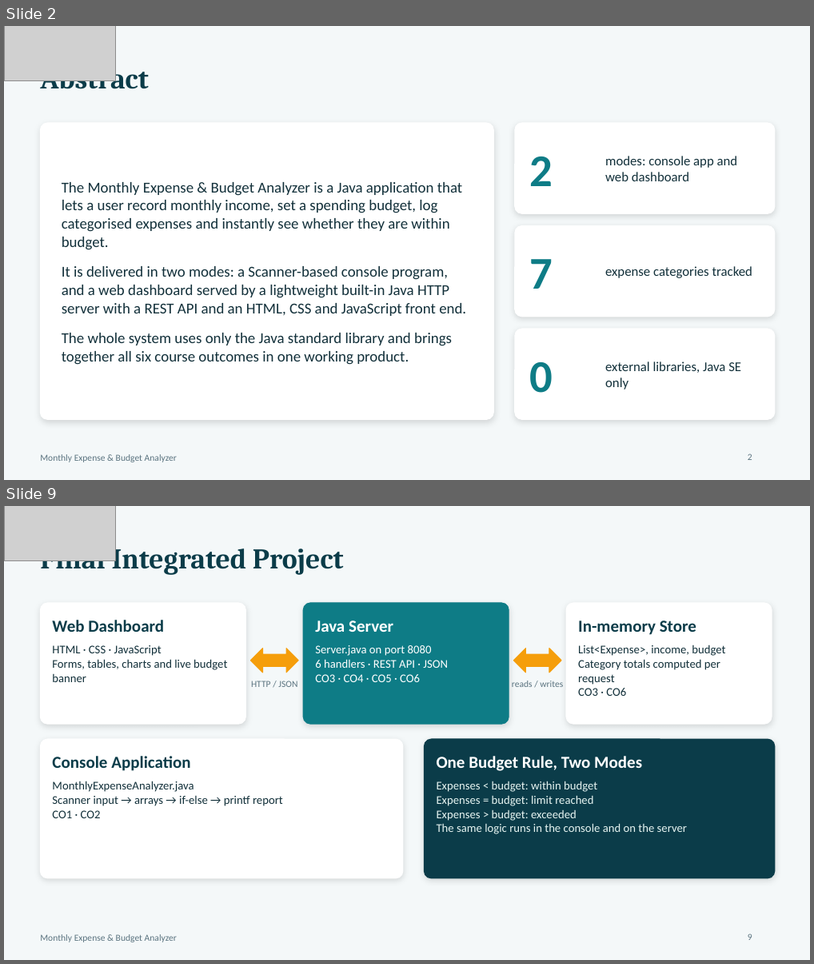
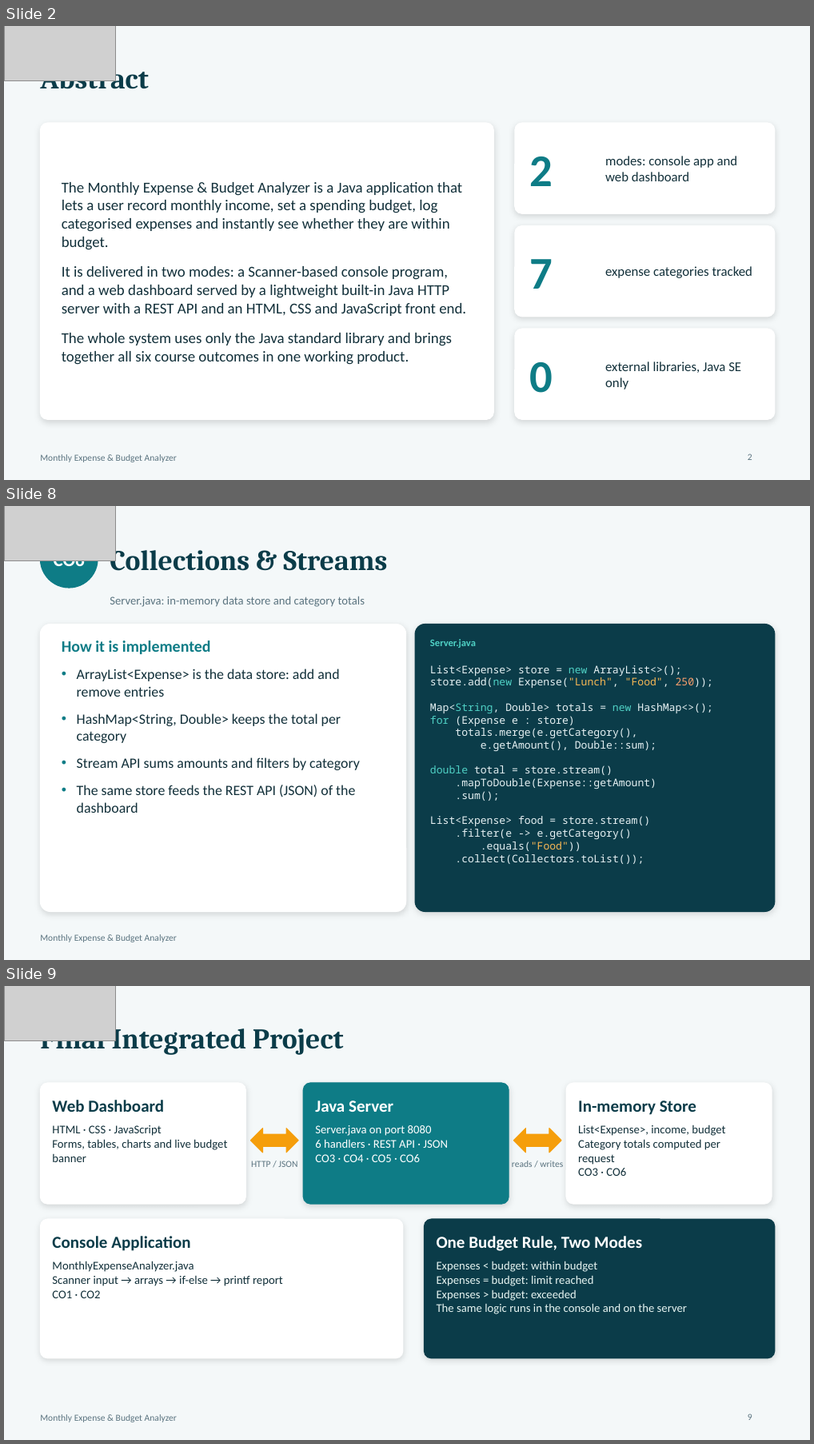
Before and after one commit to bheemavarapuSandeep/Monthly-Expensive---Budget-Analyzer, a slide deck: Expense_Analyzer_Project_Ppt.pptx. Shown one above the other, each under a label of ours: slides 2 and 9 before the commit, slides 2, 8 and 9 after it; the slides between them are not shown. The pictures are 814x964 and 814x1444 pixels, drawn with LibreOffice and Linux fonts; fonts in the diff are those of the drawing; grey boxes stand for pictures. Boxes give left, top, right and bottom in pixels: in the first picture for what was removed or moved away, otherwise in the second. Text is boxed around its words. In the diff, an @@ line names an element or a change of style, - is before the commit and + after.

```diff
--- a/Expense_Analyzer_Project_Ppt.pptx
+++ b/Expense_Analyzer_Project_Ppt.pptx
@@ slide 8 added at (4, 506, 810, 960), background #F4F8F9; not listed: 1 template element that a slide beside it also shows @@
@@ picture added at (4, 506, 115, 561) @@
@@ ellipse added at (40, 530, 98, 588), fill #0E7C86, outline #0E7C86 1 pt @@
@@ title added at (110, 544, 387, 571), 34 pt, text #0B3C49, bold @@
+Collections & Streams
@@ text added at (54, 560, 85, 571), 22 pt, text #FFFFFF, bold @@
+CO6
@@ text added at (110, 596, 365, 607), 14 pt, text #5B7480 @@
+Server.java: in-memory data store and category totals
@@ rounded rectangle added at (40, 624, 406, 912), fill #FFFFFF, outline #FFFFFF 1 pt @@
@@ rounded rectangle added at (415, 624, 775, 912), fill #0B3C49, outline #0B3C49 1 pt @@
@@ text added at (62, 640, 360, 812), 17 pt, text #12303A @@
+How it is implemented
+• ArrayList<Expense> is the data store: add and remove entries
+• HashMap<String, Double> keeps the total per category
+• Stream API sums amounts and filters by category
+• The same store feeds the REST API (JSON) of the dashboard
@@ text added at (430, 639, 476, 648), 12 pt, text #4FD1C5, bold @@
+Server.java
@@ text added at (430, 665, 714, 864), 12.5 pt, text #E6F1F3 @@
+List<Expense> store = new ArrayList<>();
+store.add(new Expense("Lunch", "Food", 250));
+Map<String, Double> totals = new HashMap<>();
+for (Expense e : store)
+totals.merge(e.getCategory(),
+e.getAmount(), Double::sum);
+double total = store.stream()
+.mapToDouble(Expense::getAmount)
+.sum();
+List<Expense> food = store.stream()
+.filter(e -> e.getCategory()
+.equals("Food"))
+.collect(Collectors.toList());
```
Also in this commit, not shown: 5 other slides added, 6 slides removed.
